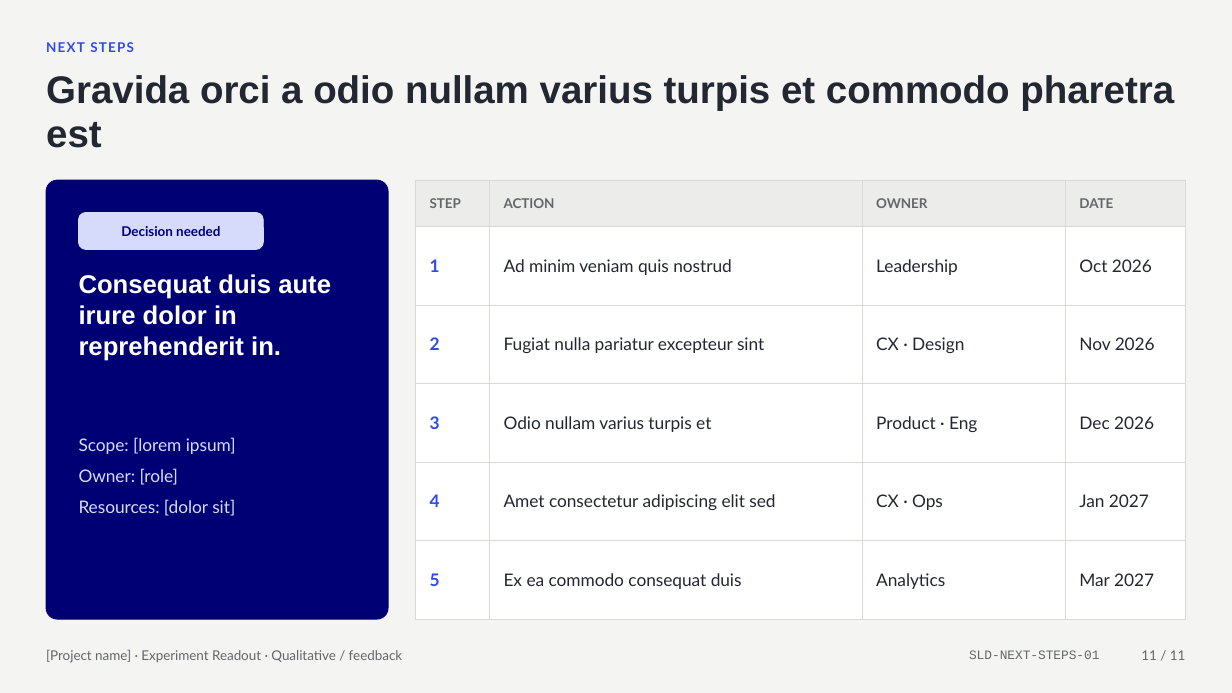
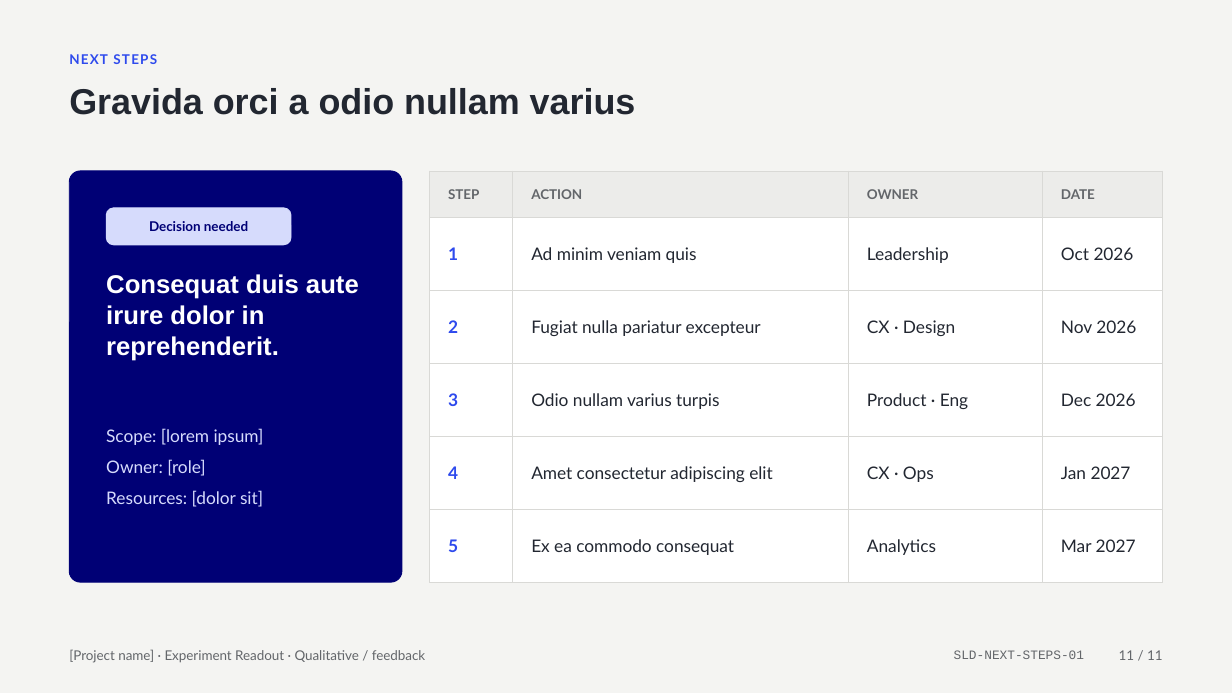
Before and after one commit to rajesh171812/storyloom.ai, a slide deck: slide 11 of downloads/templates/Template_Experiment_Readout_Qualitative_v1.pptx. Drawn at 1232x693 pixels with LibreOffice and Linux fonts; fonts in the diff are those of the drawing. Boxes give left, top, right and bottom in pixels: in the first picture for what was removed or moved away, otherwise in the second. Text is boxed around its words. In the diff, an @@ line names an element or a change of style, - is before the commit and + after.

```diff
--- a/downloads/templates/Template_Experiment_Readout_Qualitative_v1.pptx
+++ b/downloads/templates/Template_Experiment_Readout_Qualitative_v1.pptx
@@ text "NEXT STEPS": place and size @@
-text "NEXT STEPS" at [46,42,134,52]
+text "NEXT STEPS" at [69,54,157,64]
@@ text at [69,88,636,115]: text changed; size 30 to 28 pt @@
-Gravida orci a odio nullam varius turpis et commodo pharetra est
+Gravida orci a odio nullam varius
@@ rounded rectangle: place and size @@
-rounded rectangle at [46,180,388,619]
+rounded rectangle at [69,171,402,582]
@@ rounded rectangle at [69,171,402,582]: proportions changed @@
@@ table at [430,171,1163,559] @@
-row 2, column 2: Ad minim veniam quis nostrud
+row 2, column 2: Ad minim veniam quis
-row 3, column 2: Fugiat nulla pariatur excepteur sint
+row 3, column 2: Fugiat nulla pariatur excepteur
-row 4, column 2: Odio nullam varius turpis et
+row 4, column 2: Odio nullam varius turpis
-row 5, column 2: Amet consectetur adipiscing elit sed
+row 5, column 2: Amet consectetur adipiscing elit
-row 6, column 2: Ex ea commodo consequat duis
+row 6, column 2: Ex ea commodo consequat
@@ table: place and size @@
-table at [416,180,1186,593]
+table at [430,171,1163,559]
@@ text "Decision needed": place and size @@
-text "Decision needed" at [121,226,220,236]
+text "Decision needed" at [149,221,248,231]
@@ rounded rectangle: place and size @@
-rounded rectangle at [79,213,263,250]
+rounded rectangle at [106,208,291,245]
@@ text at [106,274,359,361]: text changed @@
-Consequat duis aute irure dolor in reprehenderit in.
+Consequat duis aute irure dolor in reprehenderit.
@@ text "Scope: [lorem ipsum]": place and size @@
-text "Scope: [lorem ipsum]" at [79,437,236,516]
+text "Scope: [lorem ipsum]" at [106,428,264,507]
@@ text "[Project name] · Experiment Readout ...": place and size @@
-text "[Project name] · Experiment Readout ..." at [46,649,402,663]
+text "[Project name] · Experiment Readout ..." at [69,649,425,663]
@@ text "SLD-NEXT-STEPS-01": place and size @@
-text "SLD-NEXT-STEPS-01" at [969,650,1099,659]
+text "SLD-NEXT-STEPS-01" at [954,650,1084,659]
@@ text "11 / 11": place and size @@
-text "11 / 11" at [1141,650,1186,660]
+text "11 / 11" at [1119,650,1163,660]
```
Also in this commit, not shown: 10 other slides changed, 16 other files.
